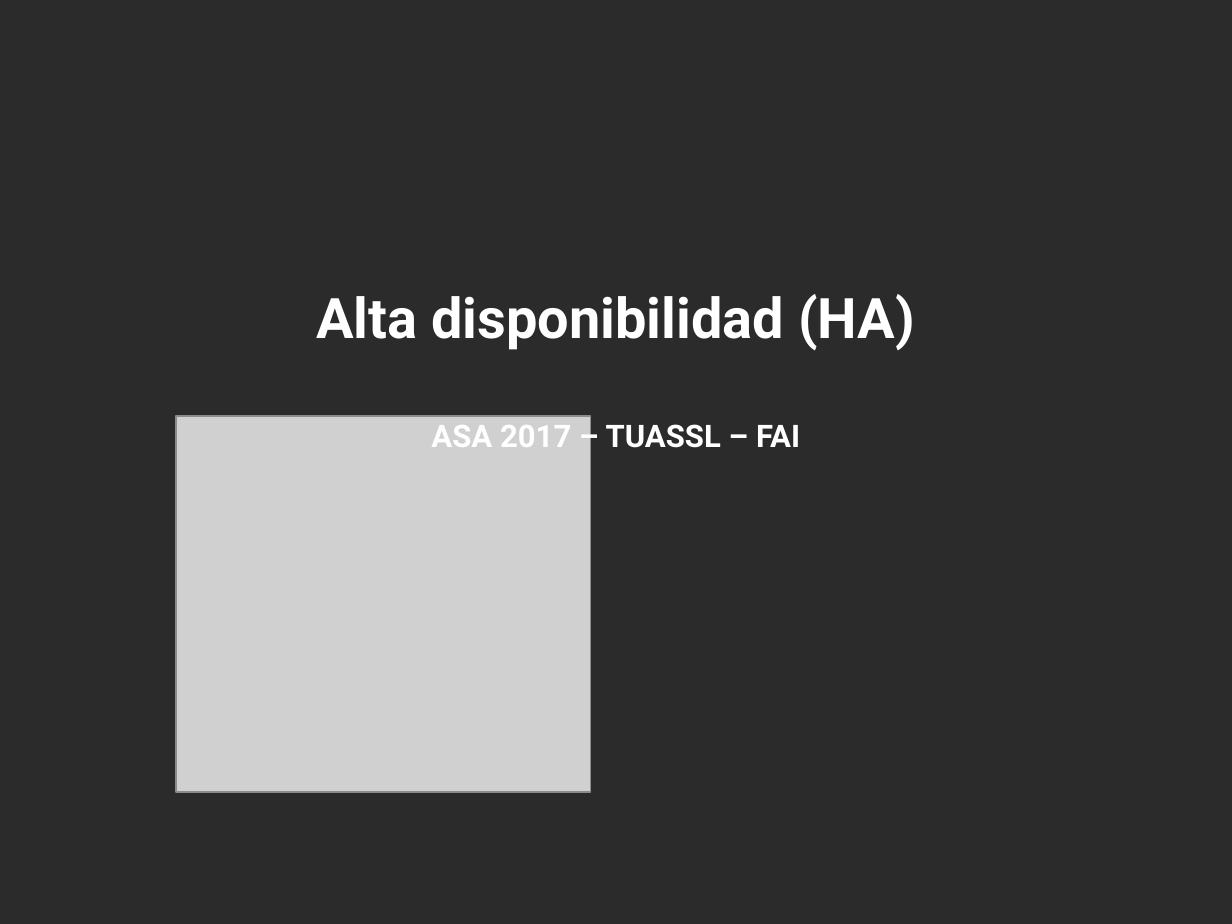
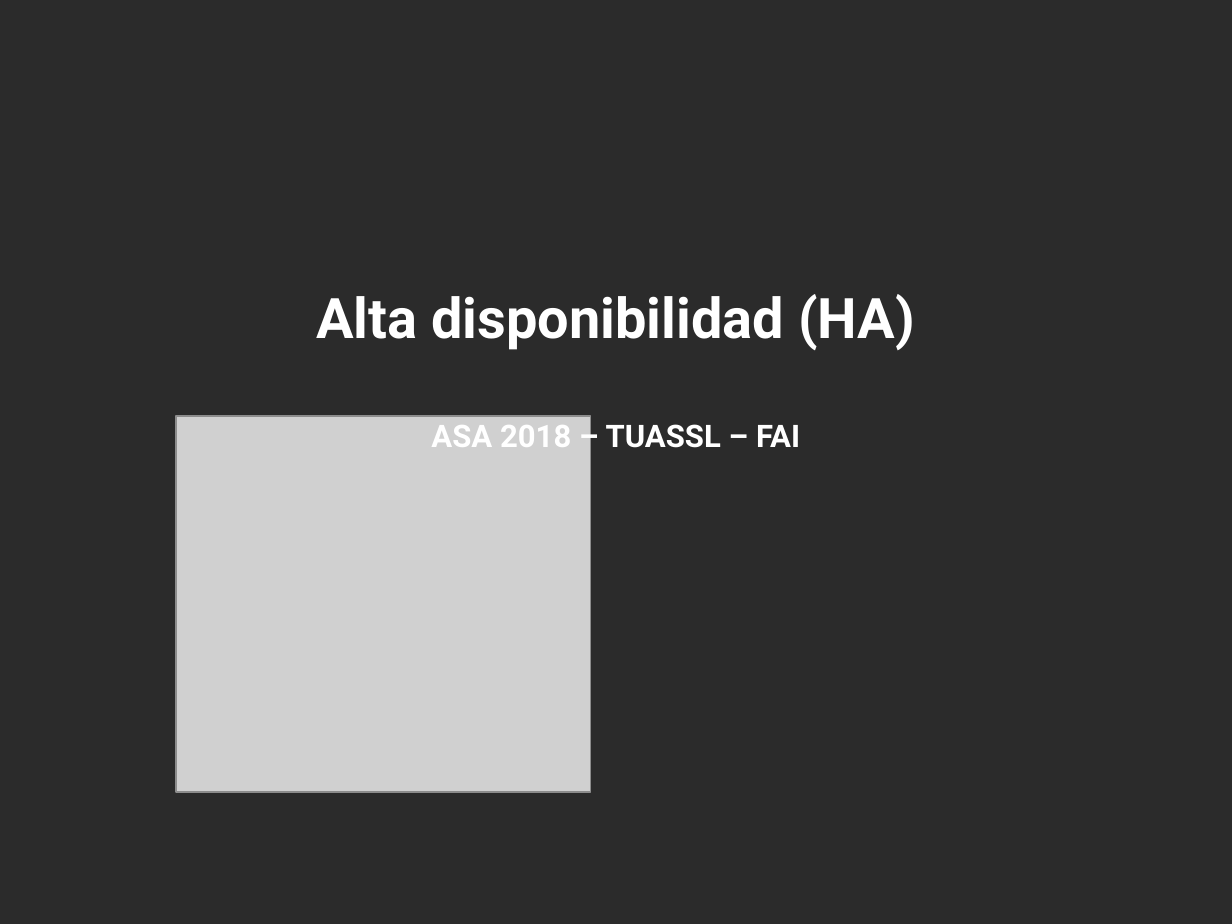
Before and after one commit to niniadcobre/asa, a slide deck: slide 1 of clases/ASA-ha.odp. Drawn at 1232x924 pixels with LibreOffice and Linux fonts; fonts in the diff are those of the drawing; grey boxes stand for pictures; background and template pictures are left out; a plain dark background stands for a picture behind light text. Boxes give left, top, right and bottom in pixels: in the first picture for what was removed or moved away, otherwise in the second. Text is boxed around its words. In the diff, an @@ line names an element or a change of style, - is before the commit and + after.

```diff
--- a/clases/ASA-ha.odp
+++ b/clases/ASA-ha.odp
@@ text at [431, 424, 800, 448]: text changed @@
-ASA 2017 – TUASSL – FAI
+ASA 2018 – TUASSL – FAI
```
Also in this commit, not shown: 3 other slides changed, 2 slides added, 4 other files.
